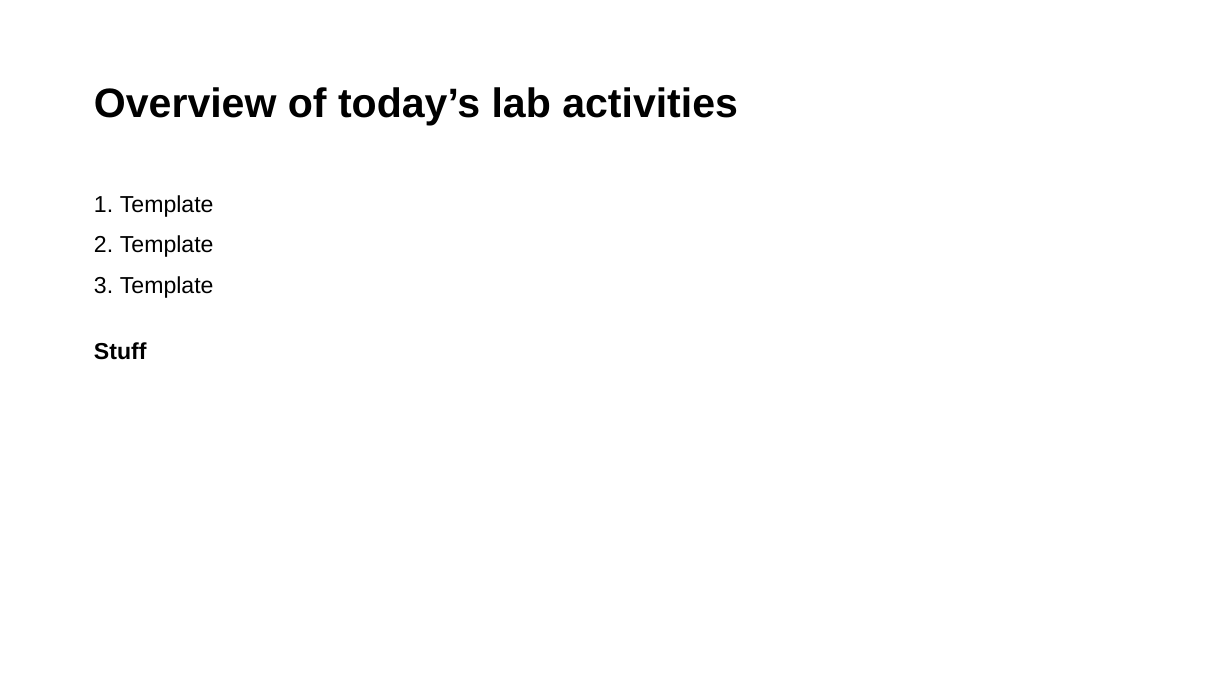
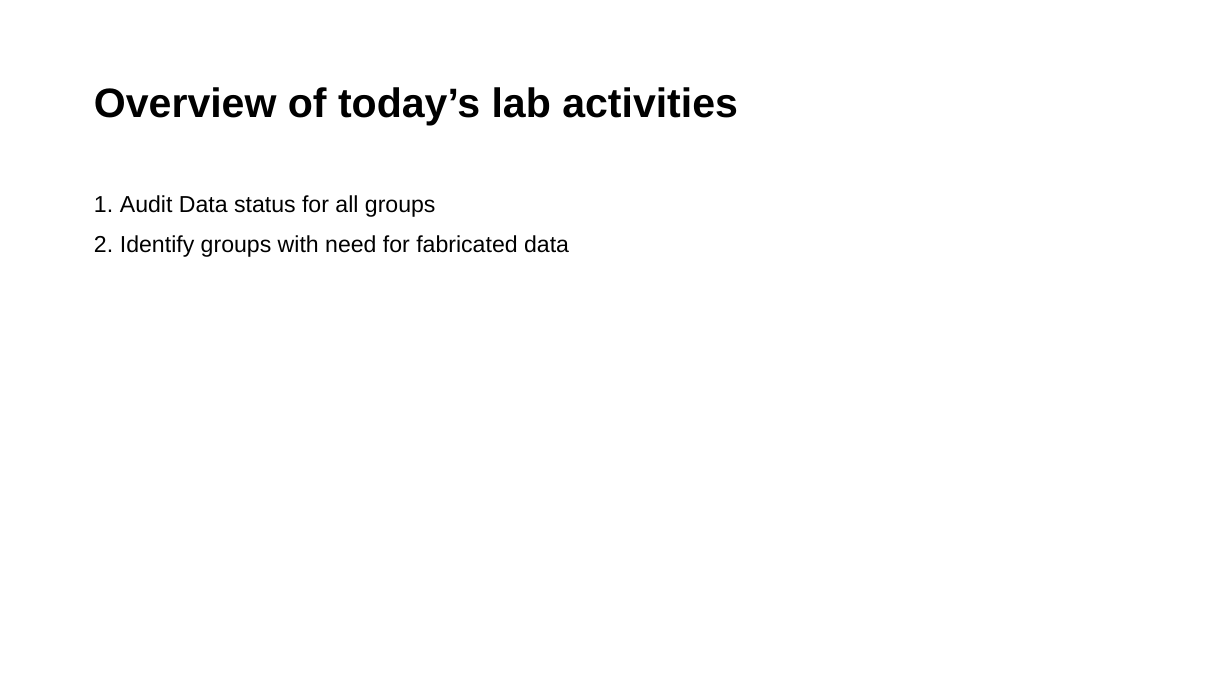
Before and after one commit to LittleMonkeyLab/PS52007D_2023-4, a slide deck: slide 2 of _site/content/Week15/lab.pptx. Drawn at 1232x693 pixels with LibreOffice and Linux fonts; fonts in the diff are those of the drawing. Boxes give left, top, right and bottom in pixels: in the first picture for what was removed or moved away, otherwise in the second. Text is boxed around its words. In the diff, an @@ line names an element or a change of style, - is before the commit and + after.

```diff
--- a/_site/content/Week15/lab.pptx
+++ b/_site/content/Week15/lab.pptx
@@ text at (x1=120, y1=195, x2=569, y2=257): text changed @@
-1. Template
-2. Template
-3. Template
-Stuff
+1. Audit Data status for all groups
+2. Identify groups with need for fabricated data
```
Also in this commit, not shown: 1 other slide changed, 1 slide added, 28 other files.
